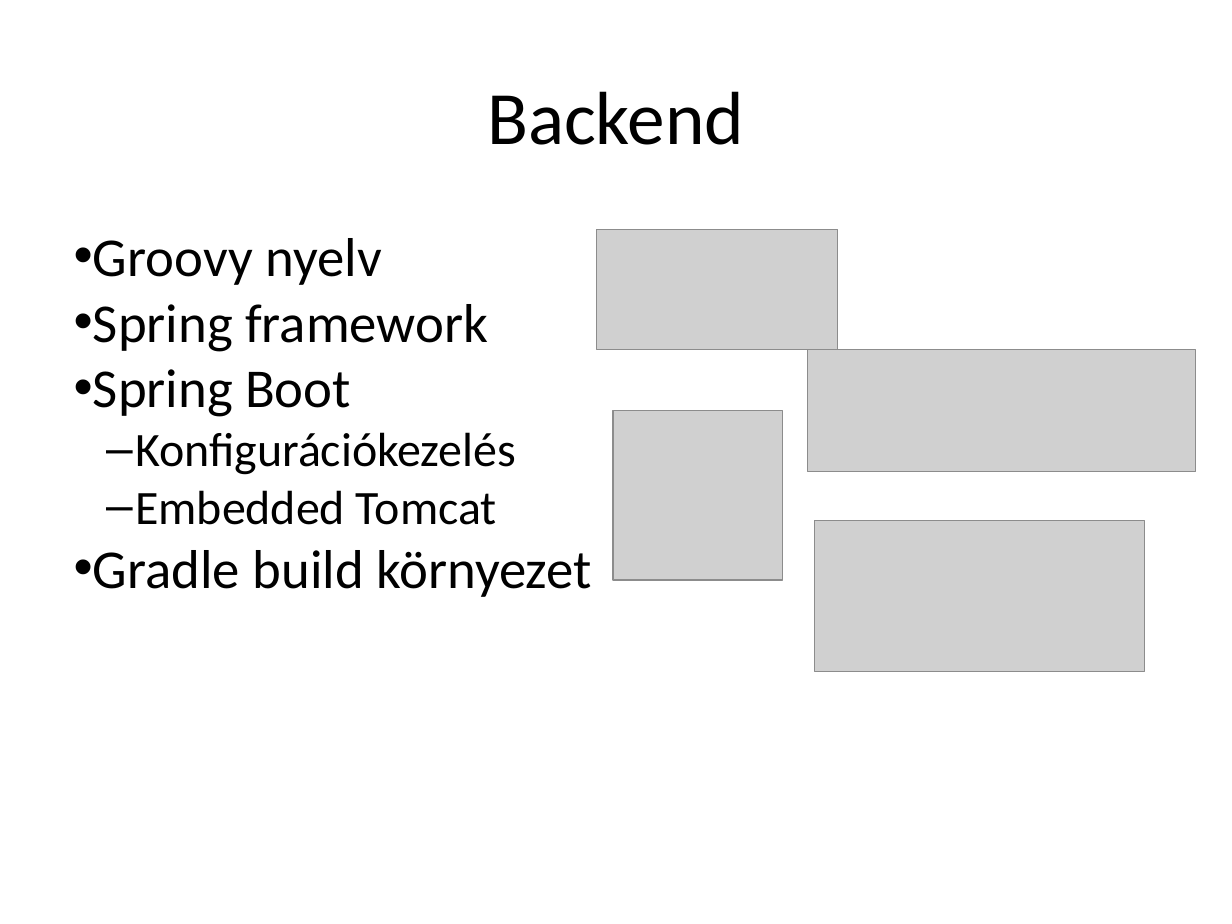
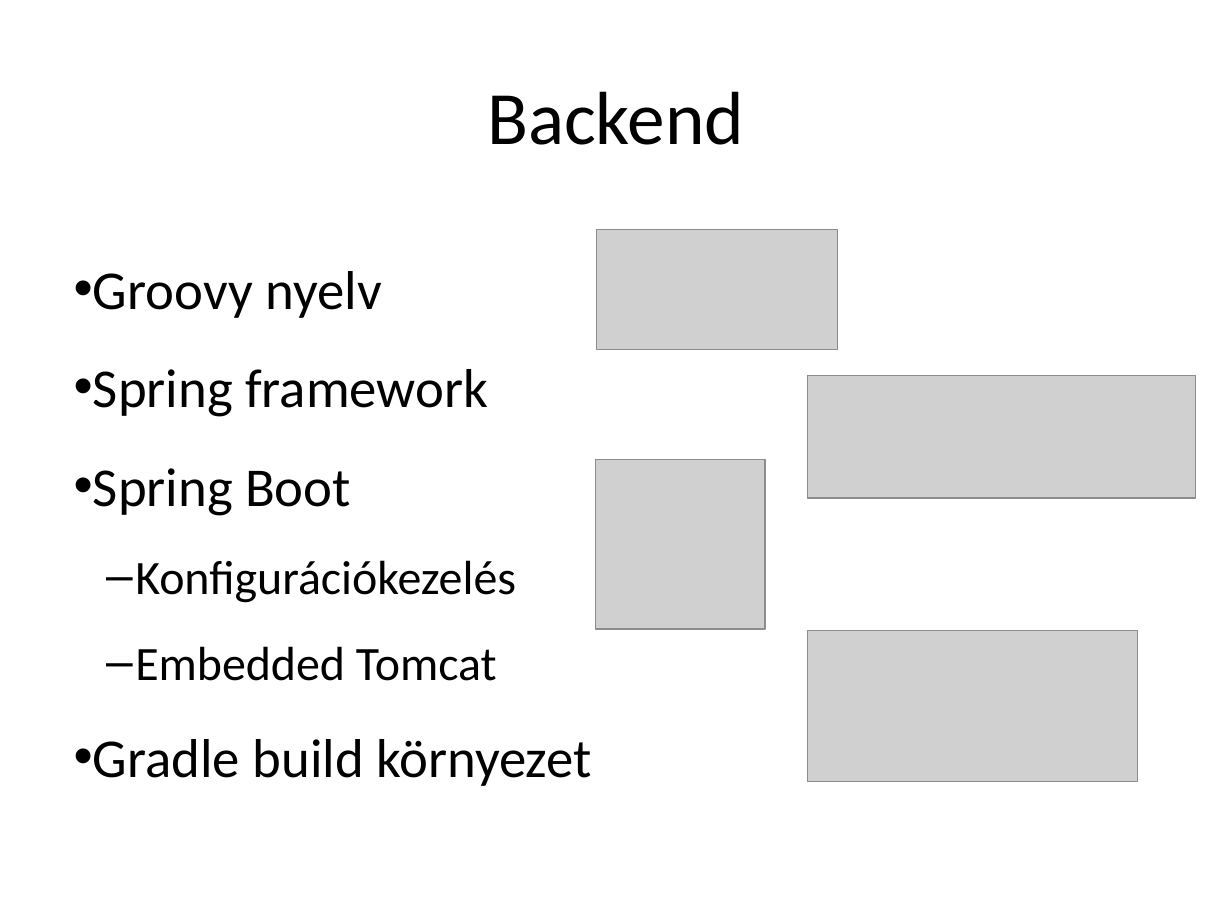
Before and after one commit to borlayda/Stump, a slide deck: slide 4 of Szarch-prezi.pptx. Drawn at 1232x924 pixels with LibreOffice and Linux fonts; fonts in the diff are those of the drawing; grey boxes stand for pictures. Boxes give left, top, right and bottom in pixels: in the first picture for what was removed or moved away, otherwise in the second. Text is boxed around its words. In the diff, an @@ line names an element or a change of style, - is before the commit and + after.

Commit message:
Updated presentation.

```diff
--- a/Szarch-prezi.pptx
+++ b/Szarch-prezi.pptx
@@ text "Groovy nyelv" at (x1=93, y1=271, x2=591, y2=786): line spacing 1 to 1.5 @@
@@ picture moved from (x1=808, y1=350, x2=1196, y2=472) to (x1=808, y1=376, x2=1196, y2=498) @@
@@ picture moved from (x1=614, y1=410, x2=782, y2=579) to (x1=596, y1=460, x2=765, y2=628) @@
@@ picture moved from (x1=814, y1=520, x2=1143, y2=671) to (x1=808, y1=631, x2=1137, y2=782) @@
```
Also in this commit, not shown: 7 other slides changed, 1 slide added.
